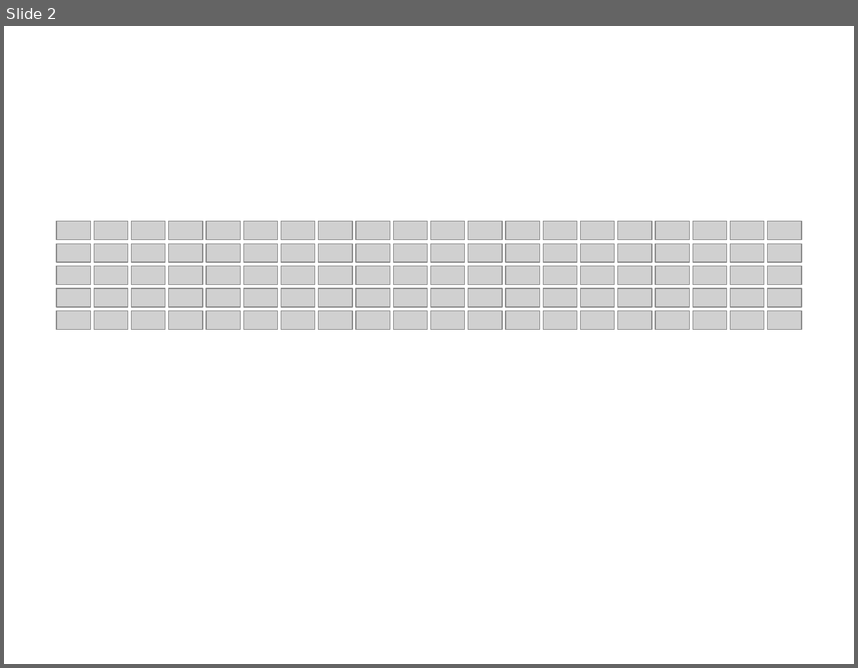
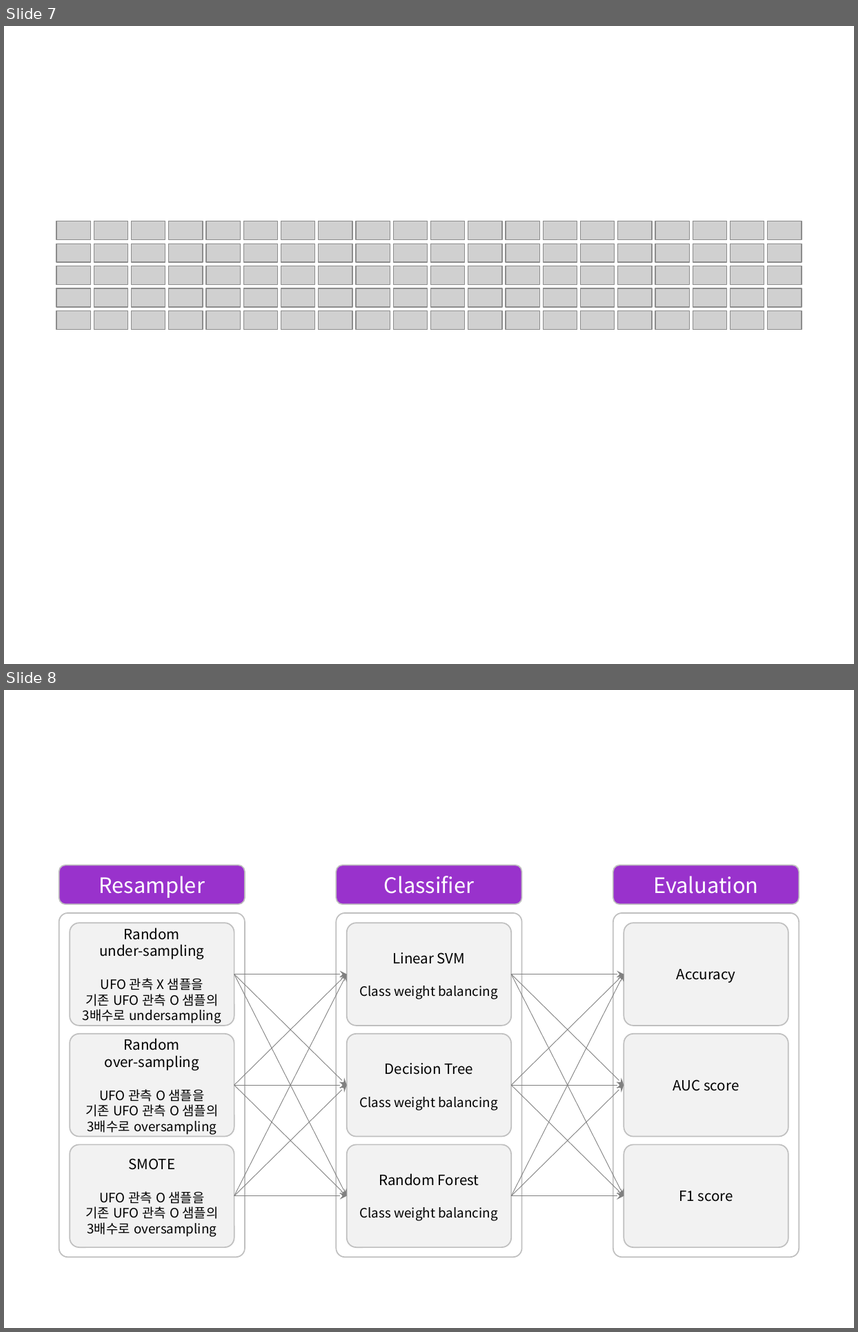
Before and after one commit to tyami/naver-competition-study, a slide deck: project/image.pptx. Shown one above the other, each under a label of ours: slide 2 before the commit, slides 7 and 8 after it. The pictures are 858x668 and 858x1332 pixels, drawn with LibreOffice and Linux fonts; fonts in the diff are those of the drawing; grey boxes stand for pictures. Boxes give left, top, right and bottom in pixels: in the first picture for what was removed or moved away, otherwise in the second. Text is boxed around its words. In the diff, an @@ line names an element or a change of style, - is before the commit and + after.

```diff
--- a/project/image.pptx
+++ b/project/image.pptx
@@ slide 8 added at <box>4,690,854,1328</box>, background #FFFFFF @@
@@ group added at <box>59,865,800,1256</box>: 18 arrows, 15 rounded rectangles @@
+Resampler
+Classifier
+Evaluation
+Random
+under-sampling
+UFO 관측 X 샘플을
+기존 UFO 관측 O 샘플의
+3배수로 undersampling
+Random
+over-sampling
+UFO 관측 O 샘플을
+기존 UFO 관측 O 샘플의
+3배수로 oversampling
+SMOTE
+UFO 관측 O 샘플을
+기존 UFO 관측 O 샘플의
+3배수로 oversampling
+Linear SVM
+Class weight balancing
+Decision Tree
+Class weight balancing
+Random Forest
+Class weight balancing
+Accuracy
+AUC score
+F1 score
@@ what was slide 2 is now slide 7 @@
```
Also in this commit, not shown: 5 other slides added, 29 other files.
